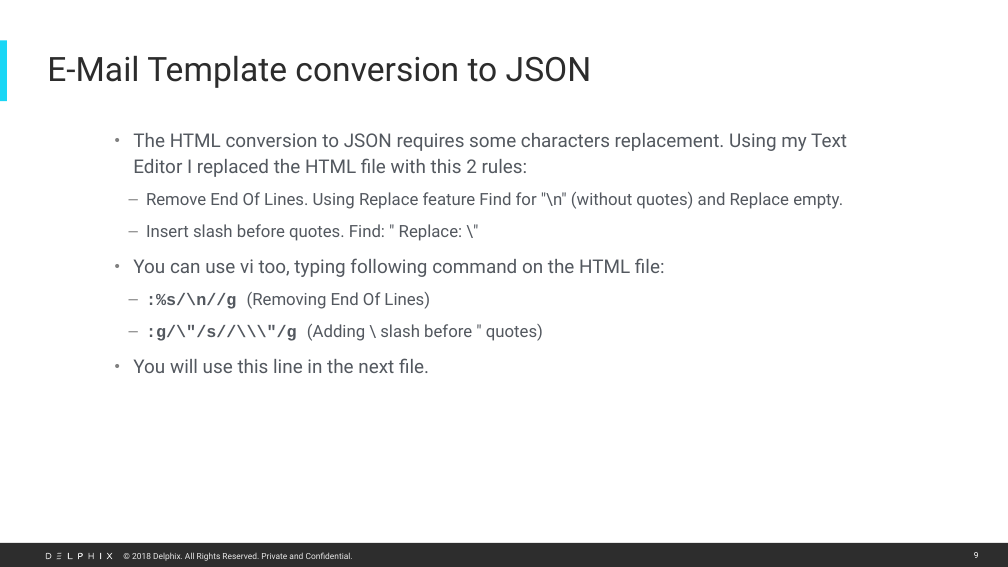
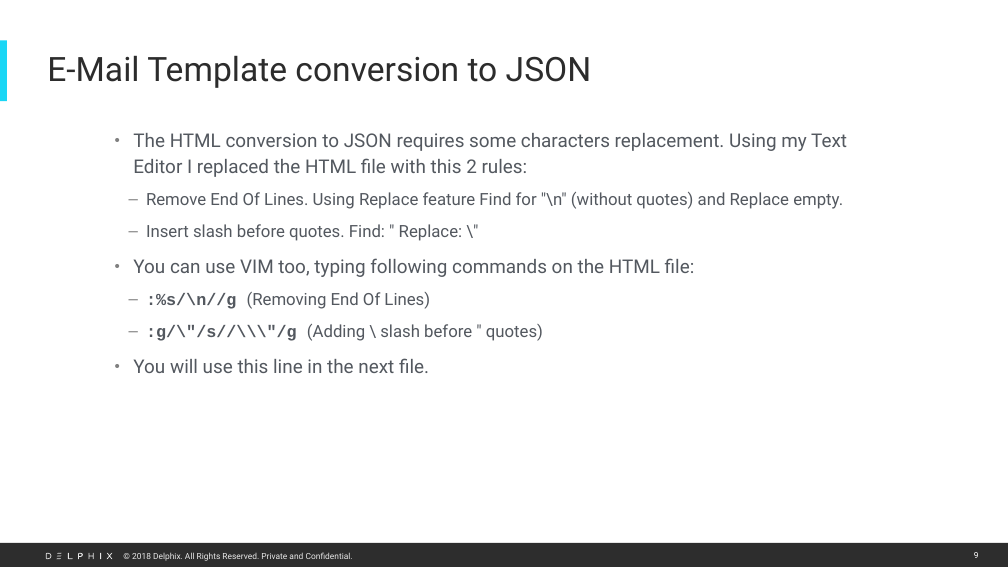
Before and after one commit to marzulo/AWS_SES_artifacts, a slide deck: slide 9 of How to configure AWS SES.pptx. Drawn at 1008x567 pixels with LibreOffice and Linux fonts; fonts in the diff are those of the drawing. Boxes give left, top, right and bottom in pixels: in the first picture for what was removed or moved away, otherwise in the second. Text is boxed around its words. In the diff, an @@ line names an element or a change of style, - is before the commit and + after.

```diff
--- a/How to configure AWS SES.pptx
+++ b/How to configure AWS SES.pptx
@@ text at <box>133,258,695,277</box>: text changed @@
-• You can use vi too, typing following command on the HTML file:
+• You can use VIM too, typing following commands on the HTML file:
```
Also in this commit, not shown: 8 other slides changed.
